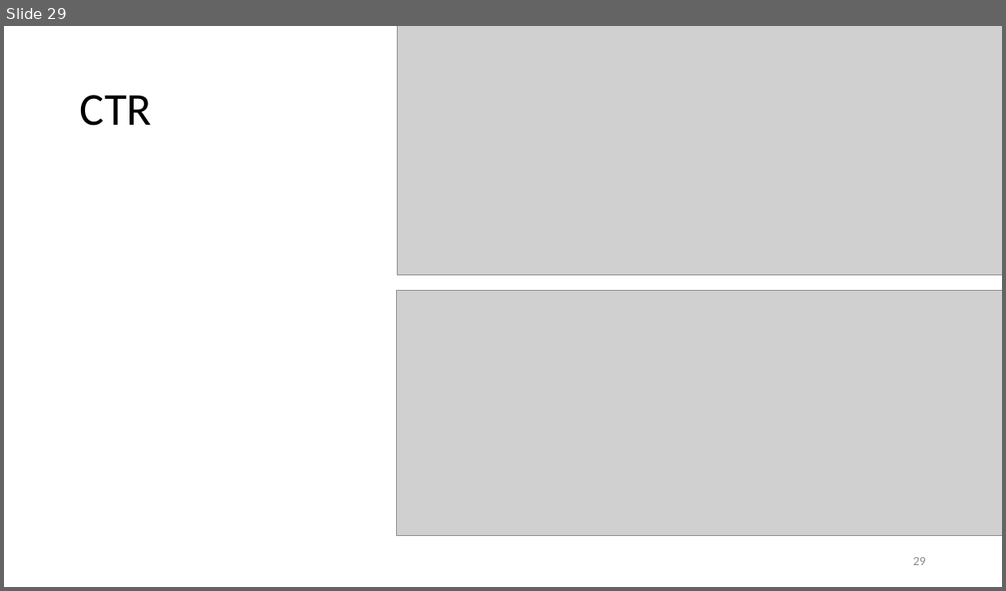
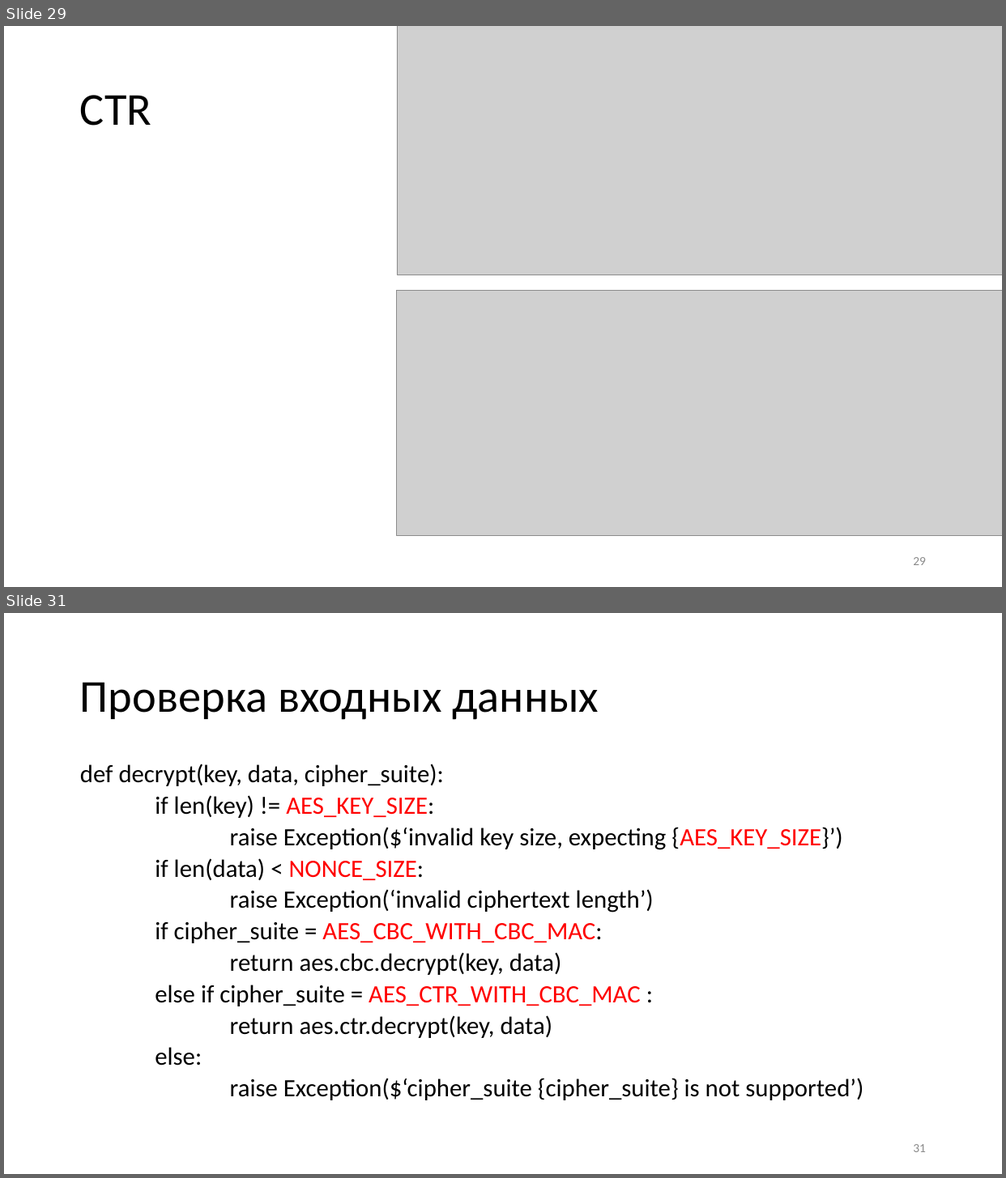
Before and after one commit to GeorgyFirsov-s-forks/CryptoLectures, a slide deck: Lectures/BlockCiphersLite.pptx. Shown one above the other, each under a label of ours: slide 29 before the commit, slides 29 and 31 after it; the slides between them are not shown. The pictures are 1006x591 and 1006x1178 pixels, drawn with LibreOffice and Linux fonts; fonts in the diff are those of the drawing; grey boxes stand for pictures. Boxes give left, top, right and bottom in pixels: in the first picture for what was removed or moved away, otherwise in the second. Text is boxed around its words. In the diff, an @@ line names an element or a change of style, - is before the commit and + after.

Commit message:
Мелкие правки lite block ciphers

```diff
--- a/Lectures/BlockCiphersLite.pptx
+++ b/Lectures/BlockCiphersLite.pptx
@@ slide 31 added at (4,613,1002,1174), background #FFFFFF @@
@@ title added at (80,682,599,720), 44 pt, text #000000 @@
+Проверка входных данных
@@ text added at (80,764,863,1101), 24.1 pt, text #000000 @@
+def decrypt(key, data, cipher_suite):
+if len(key) != AES_KEY_SIZE:
+raise Exception($‘invalid key size, expecting {AES_KEY_SIZE}’)
+if len(data) < NONCE_SIZE:
+raise Exception(‘invalid ciphertext length’)
+if cipher_suite = AES_CBC_WITH_CBC_MAC:
+return aes.cbc.decrypt(key, data)
+else if cipher_suite = AES_CTR_WITH_CBC_MAC :
+return aes.ctr.decrypt(key, data)
+else:
+raise Exception($‘cipher_suite {cipher_suite} is not supported’)
@@ page number added at (913,1144,926,1152), 12 pt, text #8C8C8C @@
+31
```
Also in this commit, not shown: 2 slides changed, 2 other slides added, 1 other file.
